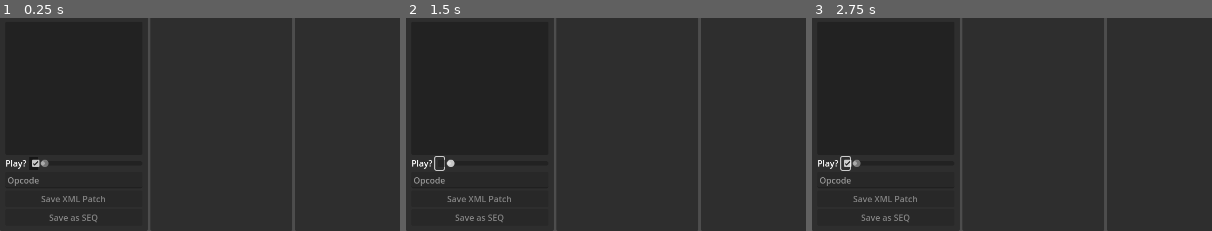
Above: before the commit, frames 1-3 (left to right).
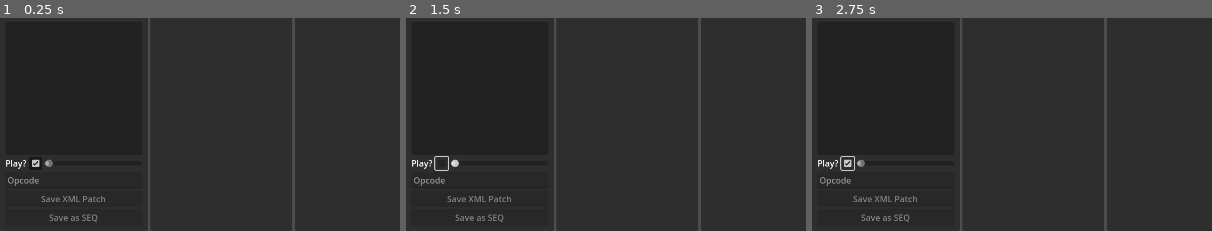
Above: after the commit, the same moments.

Repository: mrgudenheim/fftae
Game: Godot game, scene res://src/main.tscn
Two runs of this game, one before a commit and one after it. Both use one fixed random seed, a clock stepped at 60 frames per second and the inputs below.
Inputs (mouse positions are % of the whole screen's width and height, from its top left):
- Up to frame 1 (0.25 s): no input
- Up to frame 2 (1.5 s): click (13, 8) at 0.52 s; type "Alex" at 0.6 s; click (13, 12) at 0.75 s; type "Alex" at 0.83 s; click (9, 32) at 0.98 s; type "Alex" at 1.07 s; click (4, 84) at 1.25 s
- Up to frame 3 (2.75 s): click (4, 84) at 2 s
The pictures show only the part of the screen within x 0-50%, y 50-100%; the shares and areas given below are measured in that part.

The runs differ from the first frame. In frame 1, less than 0.1% of the frame differs, in the area x 10-14%, y 66-70%; in frame 2, 0.1%; in frame 3, 0.1%, in the area x 9-14%, y 64-72%.
Error in both runs: Invalid access to property or key of type 'String' on a base object of type 'Dictionary'. (res://src/main.gd:51)

Commit message:
fixed checkbox sizes

Diff:
--- a/src/main.tscn
+++ b/src/main.tscn
@@ -163,6 +163,7 @@
 text = "Play?"
 
 [node name="PlayCheckBox" type="CheckBox" parent="HBoxContainer/PatchPanel/MarginContainer/VBoxContainer/SliderContainer"]
+custom_minimum_size = Vector2(24, 0)
 layout_mode = 2
 button_pressed = true
 
@@ -345,6 +346,7 @@
 
 [node name="FaceRightCheckBox" type="CheckBox" parent="HBoxContainer/SettingsPanel/MarginContainer/VBoxContainer/Settings"]
 layout_mode = 2
+size_flags_horizontal = 0
 
 [node name="TabContainer" type="TabContainer" parent="HBoxContainer"]
 layout_mode = 2
